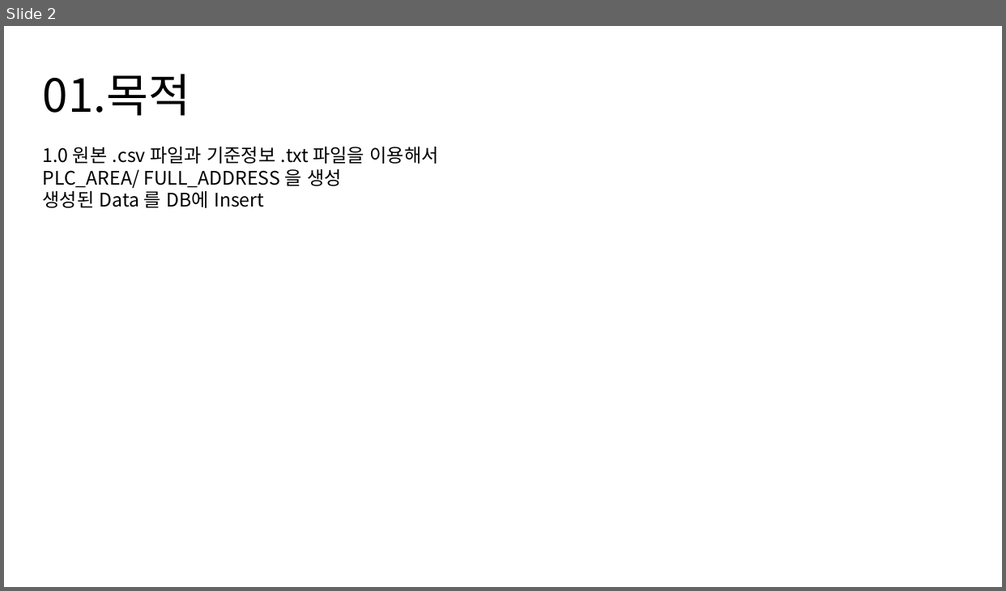
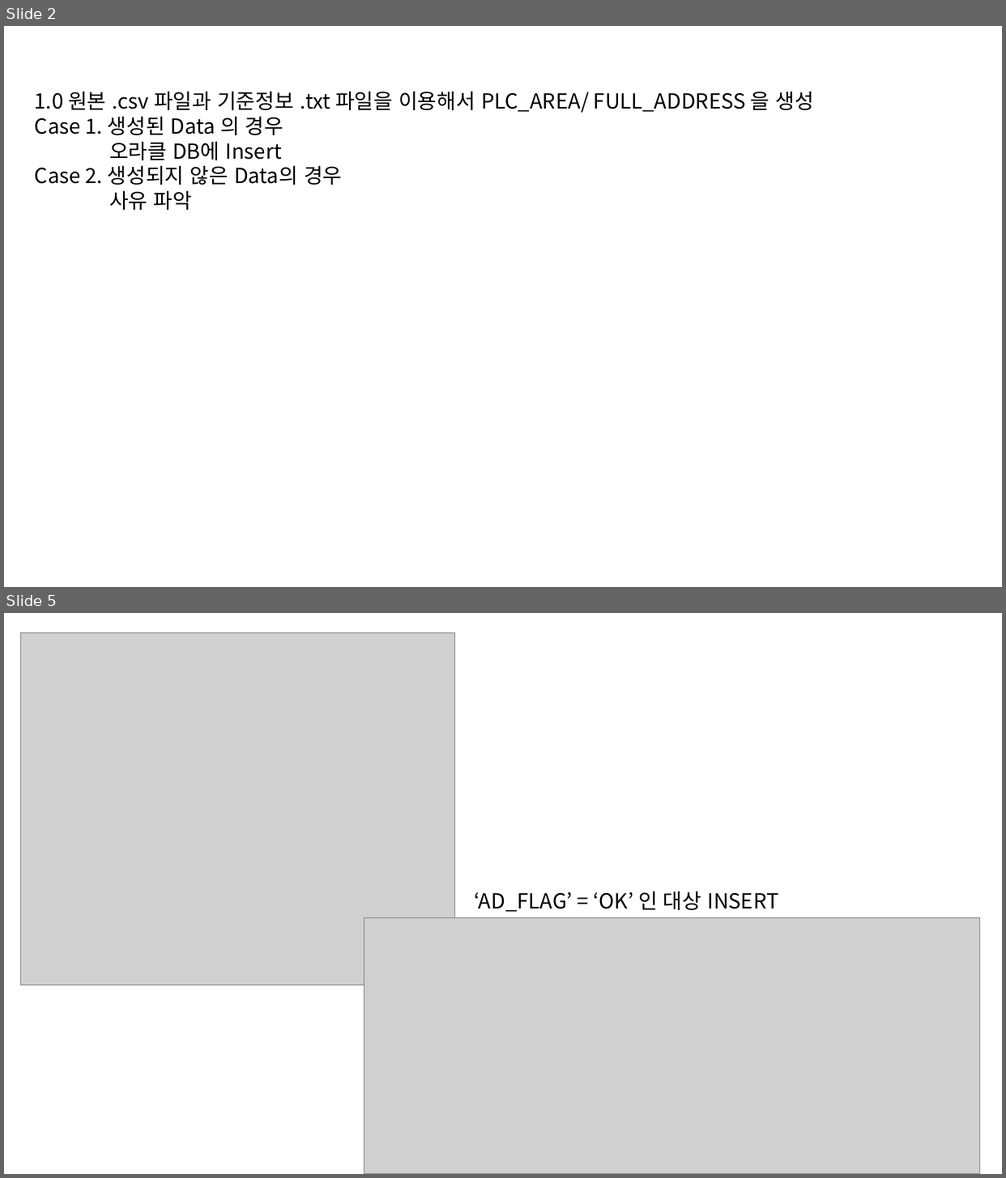
Before and after one commit to ktw09876/Python, a slide deck: Nori_tool_address/Nori_tool_flowchart/Addr_속성정보 변환.pptx. Shown one above the other, each under a label of ours: slide 2 before the commit, slides 2 and 5 after it; the slides between them are not shown. The pictures are 1006x591 and 1006x1178 pixels, drawn with LibreOffice and Linux fonts; fonts in the diff are those of the drawing; grey boxes stand for pictures. Boxes give left, top, right and bottom in pixels: in the first picture for what was removed or moved away, otherwise in the second. Text is boxed around its words. In the diff, an @@ line names an element or a change of style, - is before the commit and + after.

```diff
--- a/Nori_tool_address/Nori_tool_flowchart/Addr_속성정보 변환.pptx
+++ b/Nori_tool_address/Nori_tool_flowchart/Addr_속성정보 변환.pptx
@@ slide 5 added at (4,613,1002,1174), background #FFFFFF @@
@@ picture added at (20,633,454,985) @@
@@ text added at (474,891,779,912), 20 pt, text #000000 @@
+‘AD_FLAG’ = ‘OK’ 인 대상 INSERT
@@ picture added at (364,918,980,1174) @@
@@ slide 2 changed as well @@
@@ text at (35,91,813,210): text changed; size 18 to 20 pt @@
-01.목적
-1.0 원본 .csv 파일과 기준정보 .txt 파일을 이용해서
-PLC_AREA/ FULL_ADDRESS 을 생성
-생성된 Data 를 DB에 Insert
+1.0 원본 .csv 파일과 기준정보 .txt 파일을 이용해서 PLC_AREA/ FULL_ADDRESS 을 생성
+Case 1. 생성된 Data 의 경우
+오라클 DB에 Insert
+Case 2. 생성되지 않은 Data의 경우
+사유 파악
```
Also in this commit, not shown: 1 other slide changed, 2 other slides added, 1 slide removed, 2 other files.
